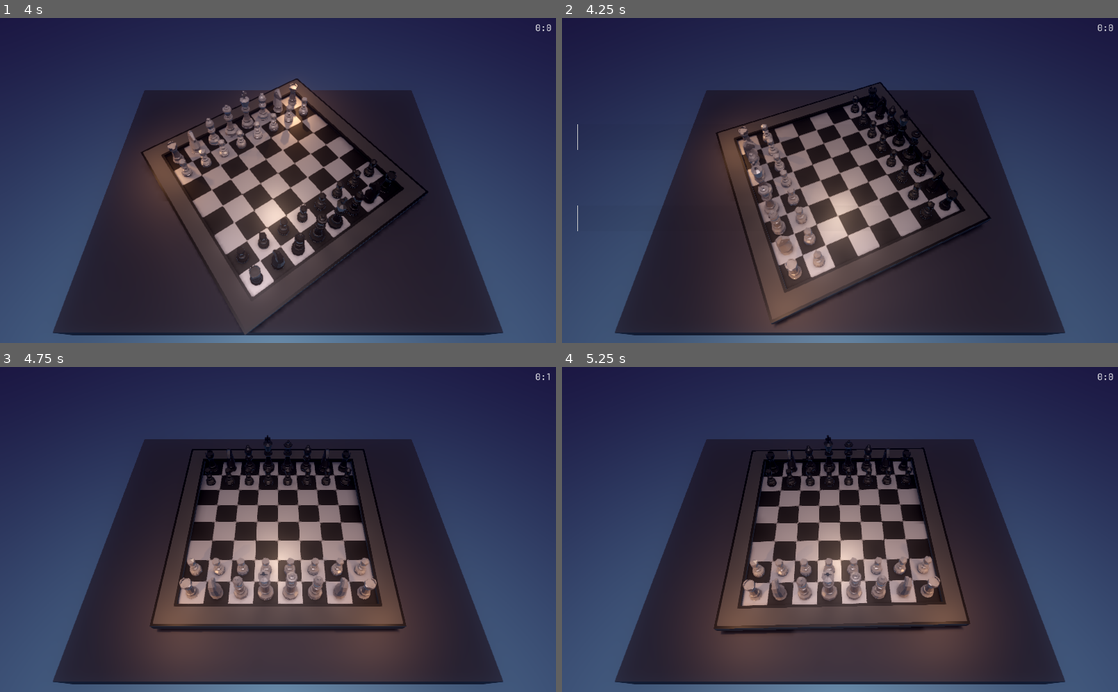
Above: before the commit, frames 1-4 (two rows, left to right).
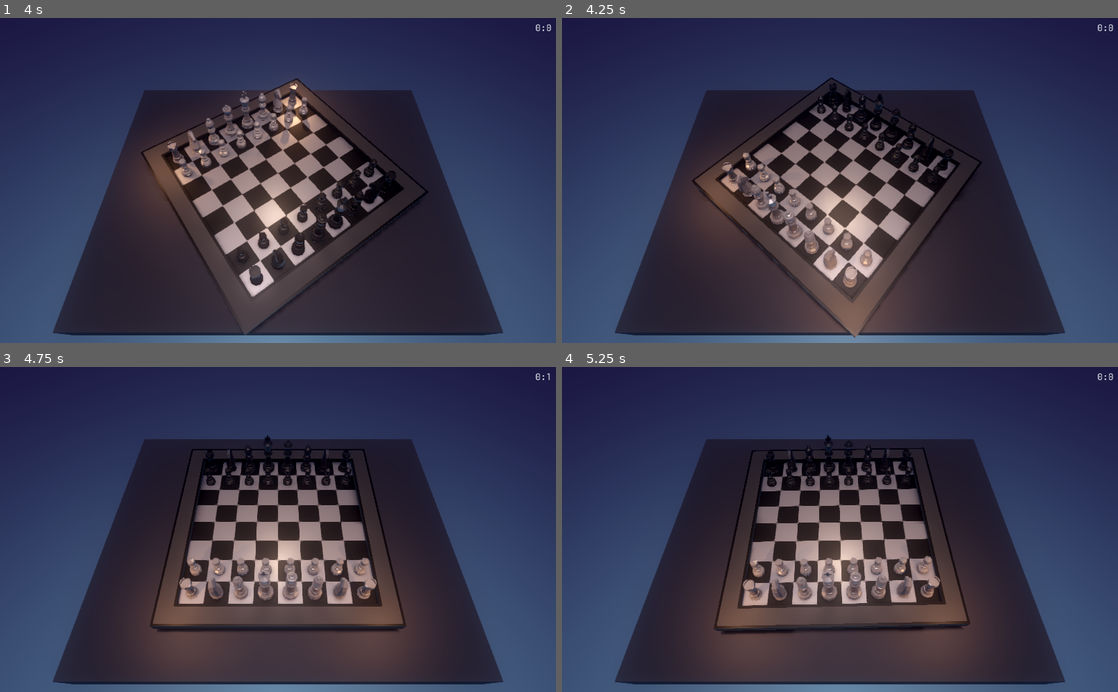
Above: after the commit, the same moments.

Repository: lakubuDavid/ChessGame
Game: Godot game, scene res://ChessGame.tscn
The game is run twice, just before and just after one commit, with the same random seed, the same clock (stepped at 60 frames per second) and the same inputs.
Inputs (mouse positions are in pixels of both pictures, inside the frame that each line leads up to):
- Up to frame 1 (4 s): tap Enter at 0.5 s; move the mouse to (400, 164) at 0.52 s; tap R (rotate) every 0.75 s from 0.6 to 3.6 s; click (400, 164) at 0.67 s; move the mouse to (166, 196) at 1.27 s; click (166, 196) at 1.42 s; tap Backspace (reset) at 2, 3.5 s; move the mouse to (333, 109) at 2.02 s; click (333, 109) at 2.17 s; move the mouse to (250, 245) at 2.77 s; click (250, 245) at 2.92 s; move the mouse to (444, 229) at 3.52 s; click (444, 229) at 3.67 s
- Up to frame 2 (4.25 s): tap Escape (pause) at 4.15 s
- Up to frame 3 (4.75 s): click (194, 487) at 4.25 s, where only the run before the commit has a clickable "Resume"
- Up to frame 4 (5.25 s): tap Backspace (reset) at 5 s; move the mouse to (673, 480) at 5.02 s; tap R (rotate) at 5.1 s; click (673, 480) at 5.17 s

Frame 1 is identical in both runs. In frame 2, 16% of the frame differs, in the area x 2-78%, y 18-99%; in frame 3, less than 0.1%; in frame 4, nothing differs.
Error after the commit: Attempt to call function 'play' in base 'null instance' on a null instance. (res://resources/Scripts/HUD.gd:10)

Commit message:
Code update

Diff:
--- a/ChessGame.gd
+++ b/ChessGame.gd
@@ -20,6 +20,8 @@
 onready var pieces : Spatial = get_node("Pieces")
 onready var tween : Tween = get_node("Tween")
 onready var hud : Control = get_node("../HUD")
+onready var move_sfx = get_node("MoveSfxPlayer")
+onready var kill_sfx = get_node("KillSfxPlayer")
 
 var ray_length = 1000
 var tween_running : bool = false
--- a/ChessGame.tscn
+++ b/ChessGame.tscn
@@ -1,9 +1,11 @@
-[gd_scene load_steps=9 format=2]
+[gd_scene load_steps=11 format=2]
 
 [ext_resource path="res://ChessGame.gd" type="Script" id=1]
 [ext_resource path="res://scenes/Board.tscn" type="PackedScene" id=2]
 [ext_resource path="res://resources/Audio/Title Theme - The Legend of Zelda - Ocarina of Time.ogg" type="AudioStream" id=3]
 [ext_resource path="res://scenes/HUD.tscn" type="PackedScene" id=4]
+[ext_resource path="res://resources/Audio/Sfx/Wood Block2.wav" type="AudioStream" id=5]
+[ext_resource path="res://resources/Audio/Sfx/Wood Block3.wav" type="AudioStream" id=6]
 
 [sub_resource type="ProceduralSky" id=1]
 sky_top_color = Color( 0.101961, 0.180392, 0.294118, 1 )
@@ -109,6 +111,20 @@
 
 [node name="Tween" type="Tween" parent="Board"]
 
+[node name="MoveSfxPlayer" type="AudioStreamPlayer" parent="Board"]
+pause_mode = 2
+stream = ExtResource( 5 )
+pitch_scale = 1.1
+autoplay = true
+bus = "Sfx"
+
+[node name="KillSfxPlayer" type="AudioStreamPlayer" parent="Board"]
+pause_mode = 2
+stream = ExtResource( 6 )
+pitch_scale = 1.1
+autoplay = true
+bus = "Sfx"
+
 [node name="DirectionalLight" type="DirectionalLight" parent="."]
 transform = Transform( 1, 0, 0, 0, -4.37114e-08, 1, 0, -1, -4.37114e-08, 0, 4, 0 )
 light_color = Color( 1, 0.937255, 0.960784, 1 )
@@ -123,7 +139,7 @@
 mesh = SubResource( 4 )
 material/0 = null
 
-[node name="AudioStreamPlayer" type="AudioStreamPlayer" parent="."]
+[node name="MusicPlayer" type="AudioStreamPlayer" parent="."]
 pause_mode = 2
 stream = ExtResource( 3 )
 autoplay = true
--- a/default_bus_layout.tres
+++ b/default_bus_layout.tres
@@ -5,11 +5,11 @@
 bus/1/solo = false
 bus/1/mute = false
 bus/1/bypass_fx = false
-bus/1/volume_db = -24.948
+bus/1/volume_db = -20.3764
 bus/1/send = "Master"
 bus/2/name = "Sfx"
 bus/2/solo = false
 bus/2/mute = false
 bus/2/bypass_fx = false
-bus/2/volume_db = -10.0692
+bus/2/volume_db = -16.4004
 bus/2/send = "Master"
--- a/resources/Scripts/Bishop.gd
+++ b/resources/Scripts/Bishop.gd
@@ -3,6 +3,7 @@
 
 # Called when the node enters the scene tree for the first time.
 func _ready():
+	add_to_group("Bishops")
 	pass # Replace with function body.
 
 func check_possible_moves() -> Array:
--- a/resources/Scripts/HUD.gd
+++ b/resources/Scripts/HUD.gd
@@ -7,16 +7,19 @@
 
 func _process(delta):
 	if(Input.is_action_just_pressed("pause")):
+		$PauseSfx.play()
 		get_tree().paused = true
 		$PauseMenu.visible = true
 		pass
 
 func _on_btn_quit_game_pressed():
+	$BtnClickSfx.play()
 	get_tree().quit()
 	pass # Replace with function body.
 
 
 func _on_btn_resume_pressed():
+	$BtnClickSfx.play()
 	get_tree().paused = false
 	$PauseMenu.visible = false
 	pass # Replace with function body.
--- a/resources/Scripts/King.gd
+++ b/resources/Scripts/King.gd
@@ -9,6 +9,7 @@
 # Called when the node enters the scene tree for the first time.
 func _ready():
 	is_king = true
+	add_to_group("Kings")
 	pass # Replace with function body.
 
 
--- a/resources/Scripts/Knight.gd
+++ b/resources/Scripts/Knight.gd
@@ -8,6 +8,7 @@
 
 # Called when the node enters the scene tree for the first time.
 func _ready():
+	add_to_group("Kinghts")
 	pass # Replace with function body.
 
 
--- a/resources/Scripts/Pawn.gd
+++ b/resources/Scripts/Pawn.gd
@@ -9,6 +9,7 @@
 # Called when the node enters the scene tree for the first time.
 func _ready():
 	first_move = true
+	add_to_group("Pawns")
 	connect("moved",self,"when_moved")
 	pass # Replace with function body.
 
--- a/resources/Scripts/Queen.gd
+++ b/resources/Scripts/Queen.gd
@@ -8,6 +8,7 @@
 
 # Called when the node enters the scene tree for the first time.
 func _ready():
+	add_to_group("Queens")
 	pass # Replace with function body.
 
 
--- a/resources/Scripts/Rook.gd
+++ b/resources/Scripts/Rook.gd
@@ -8,6 +8,7 @@
 
 # Called when the node enters the scene tree for the first time.
 func _ready():
+	add_to_group("Rooks")
 	pass # Replace with function body.
 
 
Binary file added: resources/Fonts/Asymtrik.ttf
Binary file added: resources/Fonts/Diviko.ttf
Binary file added: resources/Fonts/Divikurvy.ttf
Binary file added: resources/Fonts/Dotos.ttf
Binary file added: resources/Fonts/Kartwo.ttf
Binary file added: resources/Fonts/KartwoFilled.ttf
Binary file added: resources/Fonts/Keneric.ttf
Binary file added: resources/Fonts/Rosharp.ttf
Binary file added: resources/Fonts/Shortfat.ttf
Binary file added: resources/Fonts/Sline.ttf
Binary file added: resources/Fonts/Toonway.ttf
Binary file added: resources/Fonts/ToonwayFilled.ttf
(and 2 more such lines)
